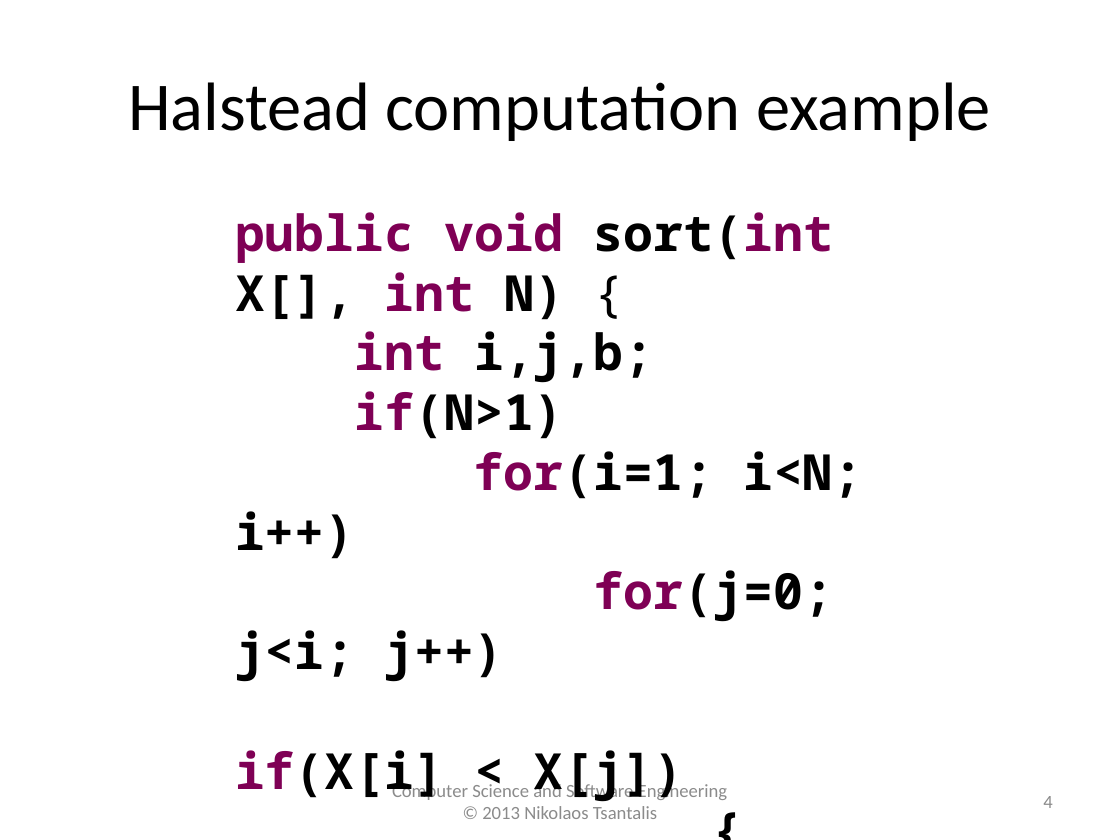
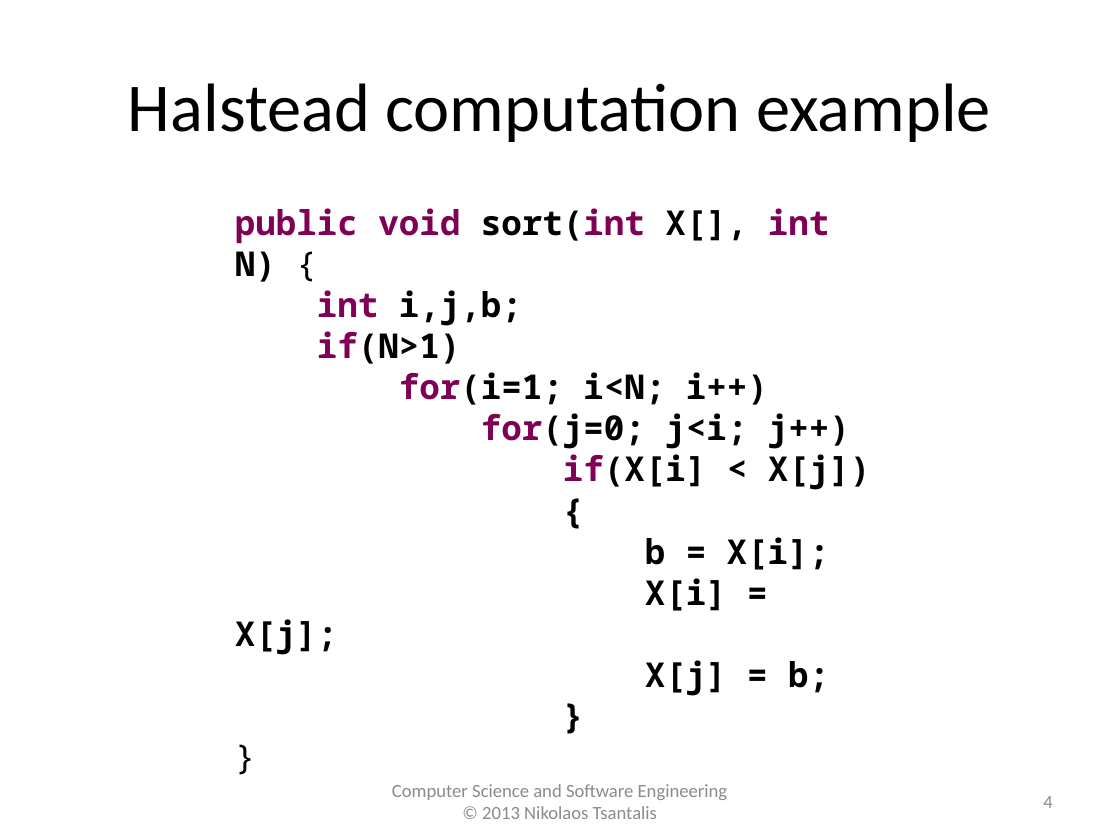
Before and after one commit to tajmilur-rahman/SOEN6611, a slide deck: slide 4 of lectures/lec2/Halstead_Complexity.pptx. Drawn at 1120x840 pixels with LibreOffice and Linux fonts; fonts in the diff are those of the drawing. Boxes give left, top, right and bottom in pixels: in the first picture for what was removed or moved away, otherwise in the second. Text is boxed around its words. In the diff, an @@ line names an element or a change of style, - is before the commit and + after.

```diff
--- a/lectures/lec2/Halstead_Complexity.pptx
+++ b/lectures/lec2/Halstead_Complexity.pptx
@@ text "public void sort(int X[], int ..." at (235, 208, 870, 696): size 32 to 22 pt @@
```
Also in this commit, not shown: 4 other slides changed, 3 other files.
